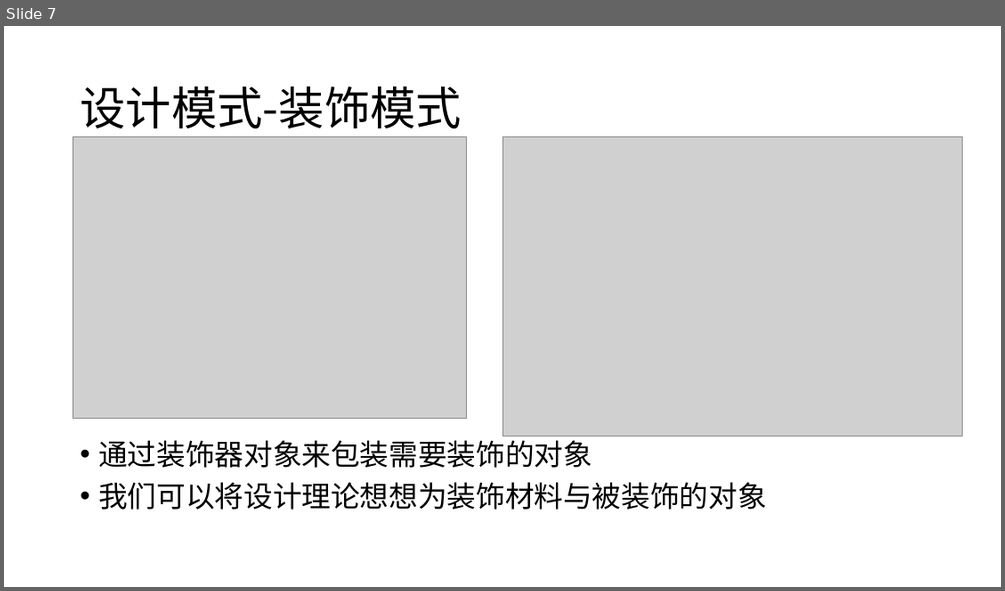
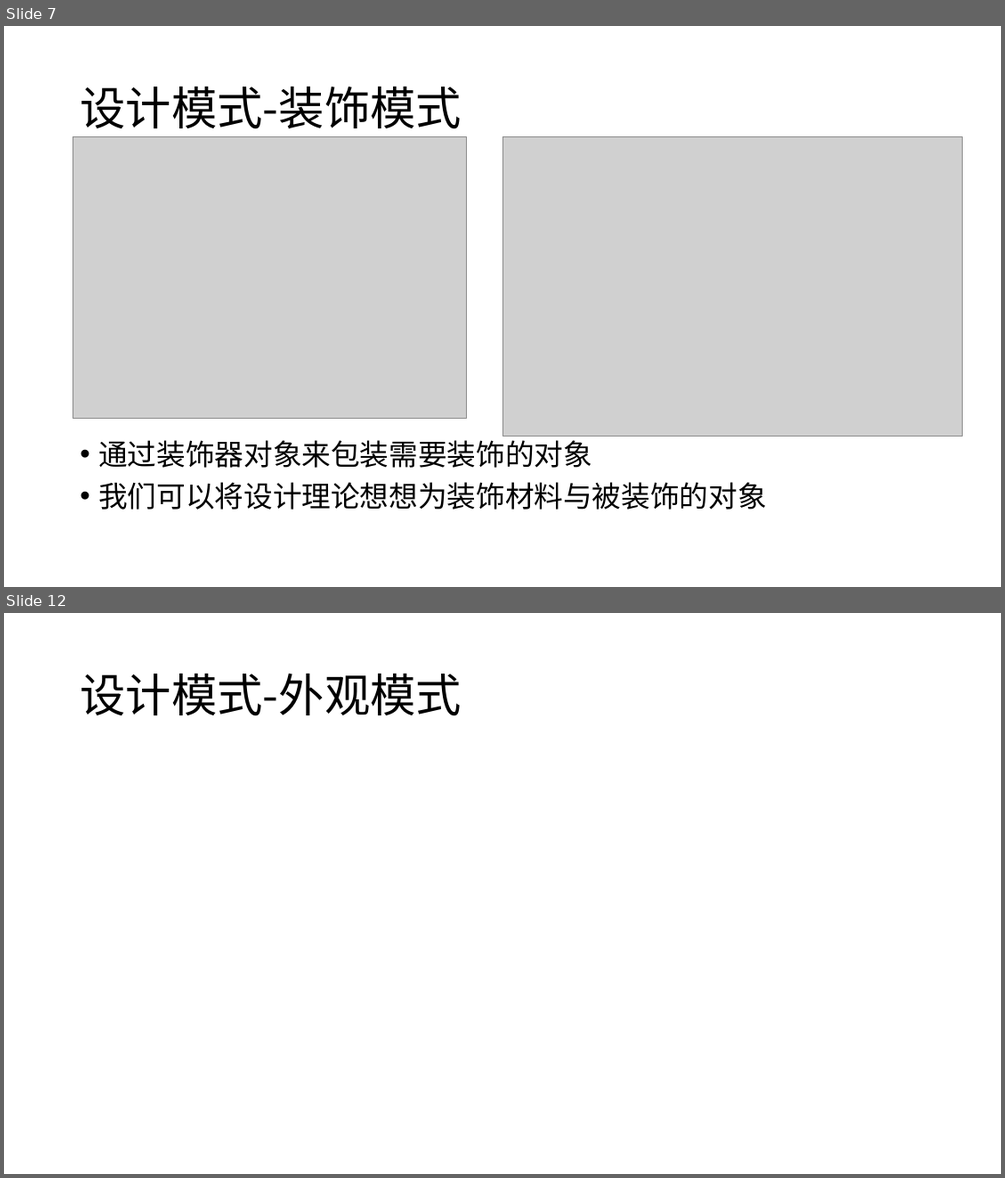
Before and after one commit to leixiangjian/design, a slide deck: JAVA设计模式预习.pptx. Shown one above the other, each under a label of ours: slide 7 before the commit, slides 7 and 12 after it; the slides between them are not shown. The pictures are 1005x591 and 1005x1178 pixels, drawn with LibreOffice and Linux fonts; fonts in the diff are those of the drawing; grey boxes stand for pictures. Boxes give left, top, right and bottom in pixels: in the first picture for what was removed or moved away, otherwise in the second. Text is boxed around its words. In the diff, an @@ line names an element or a change of style, - is before the commit and + after.

```diff
--- a/JAVA设计模式预习.pptx
+++ b/JAVA设计模式预习.pptx
@@ slide 12 added at box(4, 613, 1001, 1174), background #FFFFFF @@
@@ title added at box(80, 674, 461, 716), 44 pt, text #000000 @@
+设计模式-外观模式
```
Also in this commit, not shown: 4 other slides added, 53 other files.
